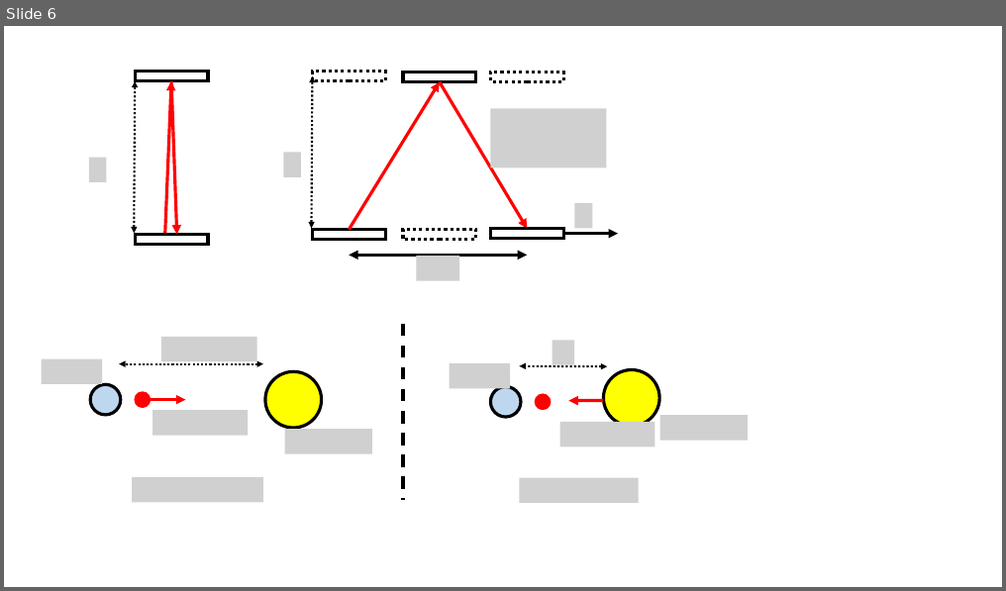
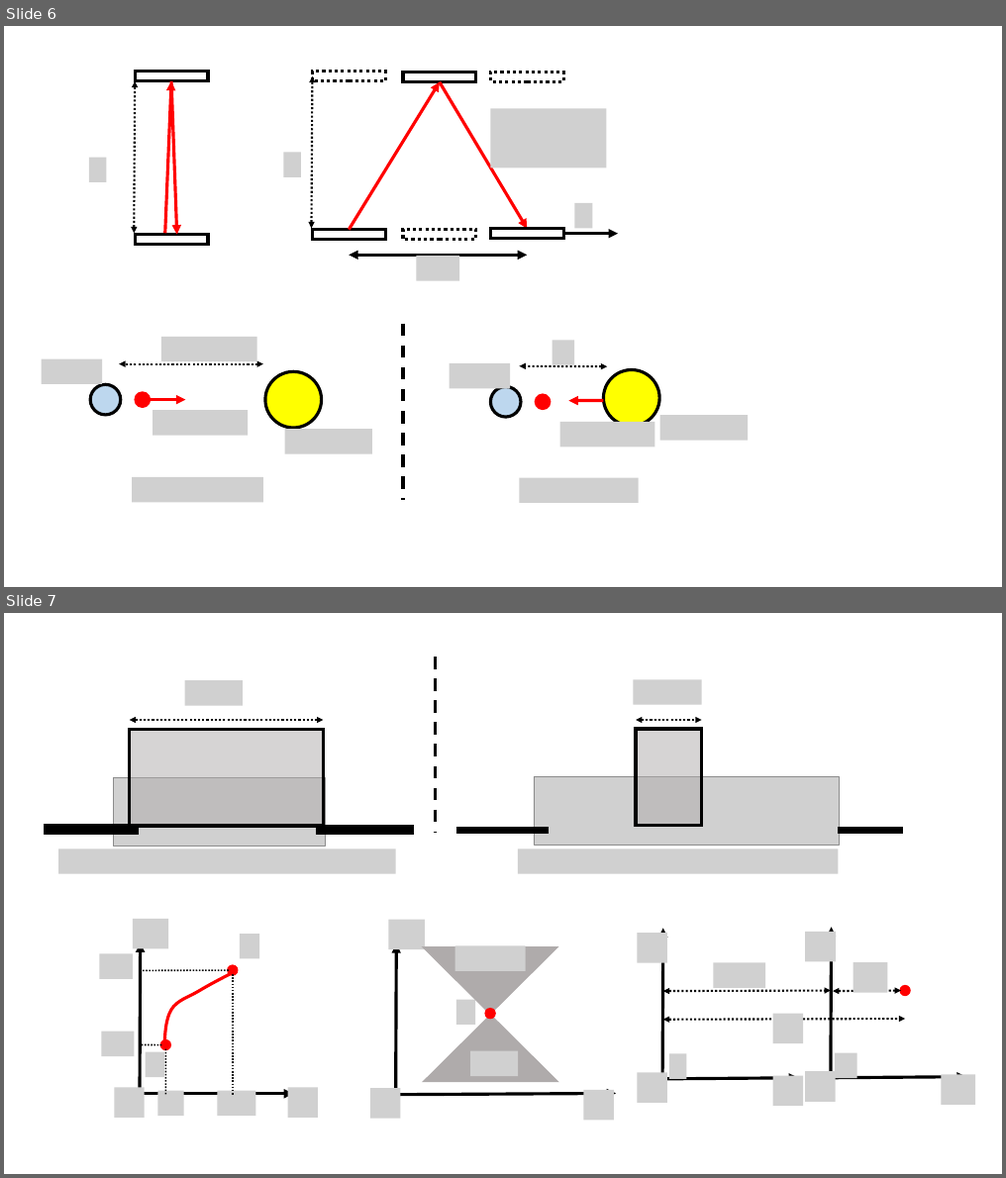
Before and after one commit to OSTP/PhysicsArtofModelling, a slide deck: tex/figures/SpecialRelativity/Figures.pptx. Shown one above the other, each under a label of ours: slide 6 before the commit, slides 6 and 7 after it. The pictures are 1006x591 and 1006x1178 pixels, drawn with LibreOffice and Linux fonts; fonts in the diff are those of the drawing; grey boxes stand for pictures. Boxes give left, top, right and bottom in pixels: in the first picture for what was removed or moved away, otherwise in the second. Text is boxed around its words. In the diff, an @@ line names an element or a change of style, - is before the commit and + after.

```diff
--- a/tex/figures/SpecialRelativity/Figures.pptx
+++ b/tex/figures/SpecialRelativity/Figures.pptx
@@ slide 7 added at [4,613,1002,1174], background #FFFFFF @@
@@ group added at [46,657,902,874]: 6 pictures, 6 rectangles, 2 double arrows, 1 line @@
@@ group added at [638,928,976,1106]: 11 pictures, 4 arrows, 3 double arrows, 1 ellipse @@
@@ group added at [370,920,617,1120]: 6 pictures, 2 arrows, 2 triangles, 1 ellipse @@
@@ group added at [100,919,318,1118]: 9 pictures, 4 lines, 2 arrows, 2 ellipses, 1 freeform shape @@
```
Also in this commit, not shown: 2 other slides added, 7 other files.
